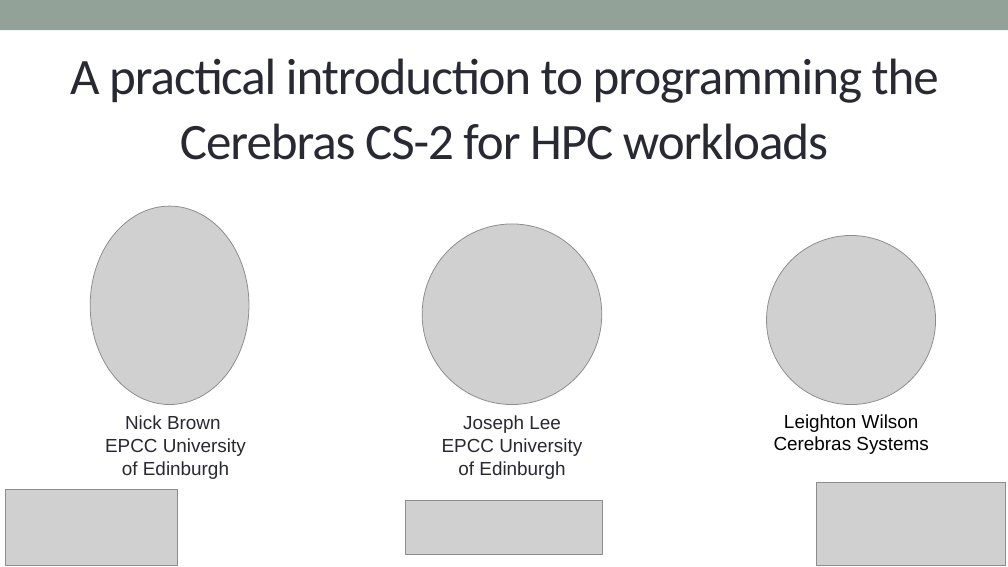
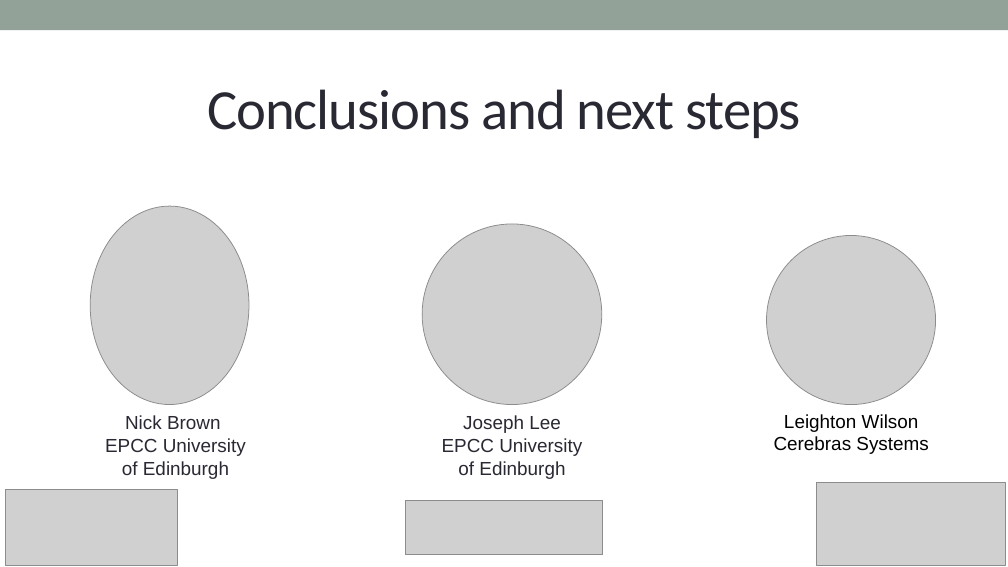
Before and after one commit to EPCCed/cs2-sdk-training, a slide deck: slide 1 of lectures/powerpoints/Conclusions.pptx. Drawn at 1008x567 pixels with LibreOffice and Linux fonts; fonts in the diff are those of the drawing; grey boxes stand for pictures. Boxes give left, top, right and bottom in pixels: in the first picture for what was removed or moved away, otherwise in the second. Text is boxed around its words. In the diff, an @@ line names an element or a change of style, - is before the commit and + after.

```diff
--- a/lectures/powerpoints/Conclusions.pptx
+++ b/lectures/powerpoints/Conclusions.pptx
@@ title at [207, 89, 801, 138]: text changed; size 48.6 to 54 pt @@
-A practical introduction to programming the Cerebras CS-2 for HPC workloads
+Conclusions and next steps
```
